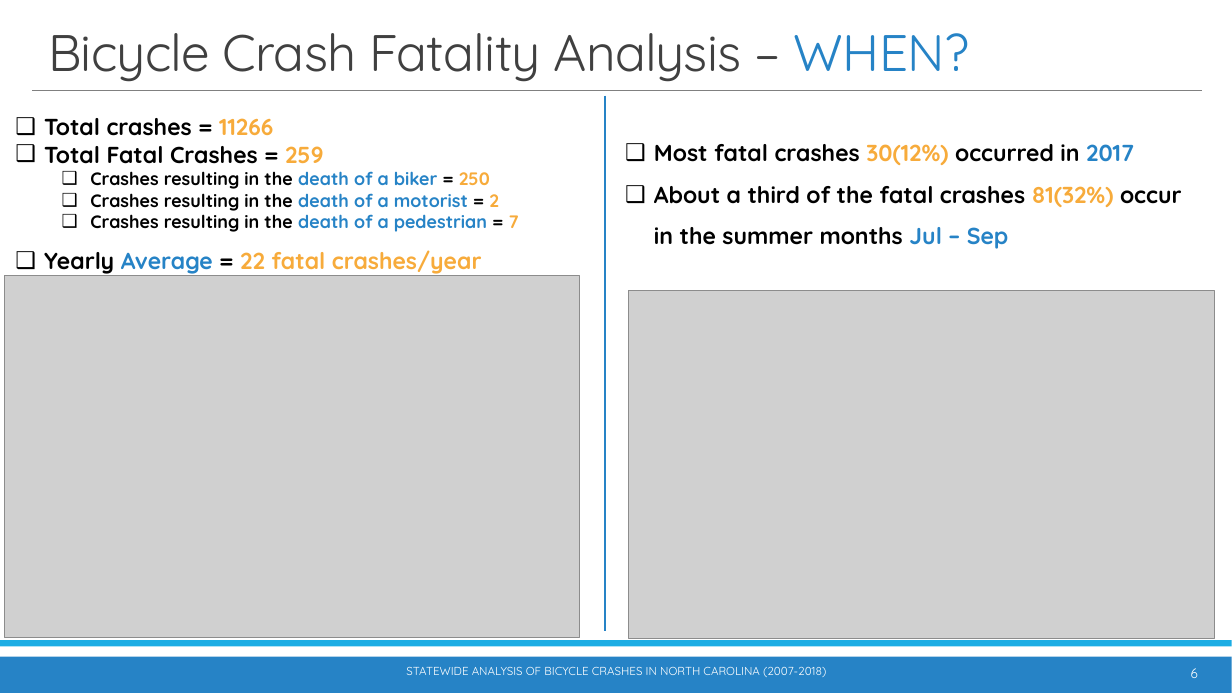
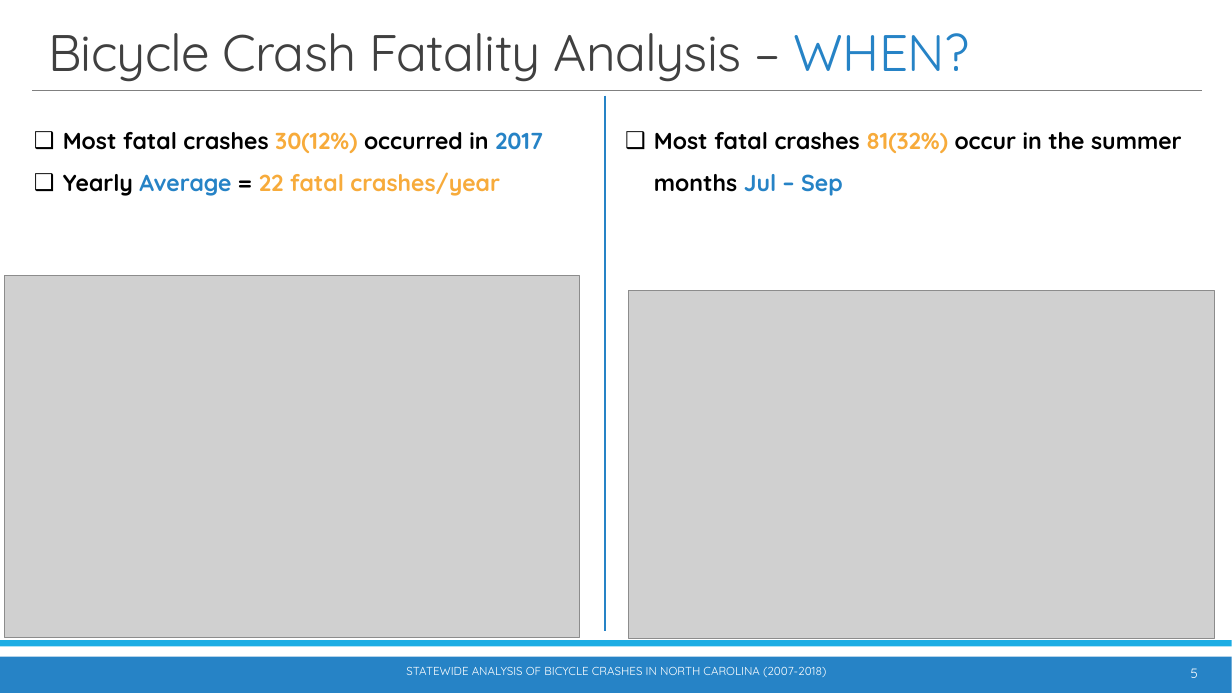
Before and after one commit to waghrayrashi/project-1, a slide deck: slide 5 of Project 1 - Group 2 - Statewide Bicycle Crash Analysis.pptx (slide 6 before the commit). Drawn at 1232x693 pixels with LibreOffice and Linux fonts; fonts in the diff are those of the drawing; grey boxes stand for pictures. Boxes give left, top, right and bottom in pixels: in the first picture for what was removed or moved away, otherwise in the second. Text is boxed around its words. In the diff, an @@ line names an element or a change of style, - is before the commit and + after.

```diff
--- a/Project 1 - Group 2 - Statewide Bicycle Crash Analysis.pptx
+++ b/Project 1 - Group 2 - Statewide Bicycle Crash Analysis.pptx
@@ text "Most fatal crashes 30(12%) occurred ...": place and size @@
-text "Most fatal crashes 30(12%) occurred ..." at [44,118,519,274]
+text "Most fatal crashes 30(12%) occurred ..." at [63,132,543,196]
@@ text at [63,132,543,153]: text changed; size 14 to 18 pt @@
-❑ Total crashes = 11266
-❑ Total Fatal Crashes = 259
-  ❑ Crashes resulting in the death of a biker = 250
-  ❑ Crashes resulting in the death of a motorist = 2
-  ❑ Crashes resulting in the death of a pedestrian = 7
+❑ Most fatal crashes 30(12%) occurred in 2017
@@ text at [654,132,1182,196]: text changed @@
-❑ Most fatal crashes 30(12%) occurred in 2017
-❑ About a third of the fatal crashes 81(32%) occur in the summer months Jul – Sep
+❑ Most fatal crashes 81(32%) occur in the summer months Jul – Sep
@@ page number at [1191,668,1198,678]: text changed @@
-6
+5
```
Also in this commit, not shown: 13 other slides changed, 8 slides added, 18 other files.
